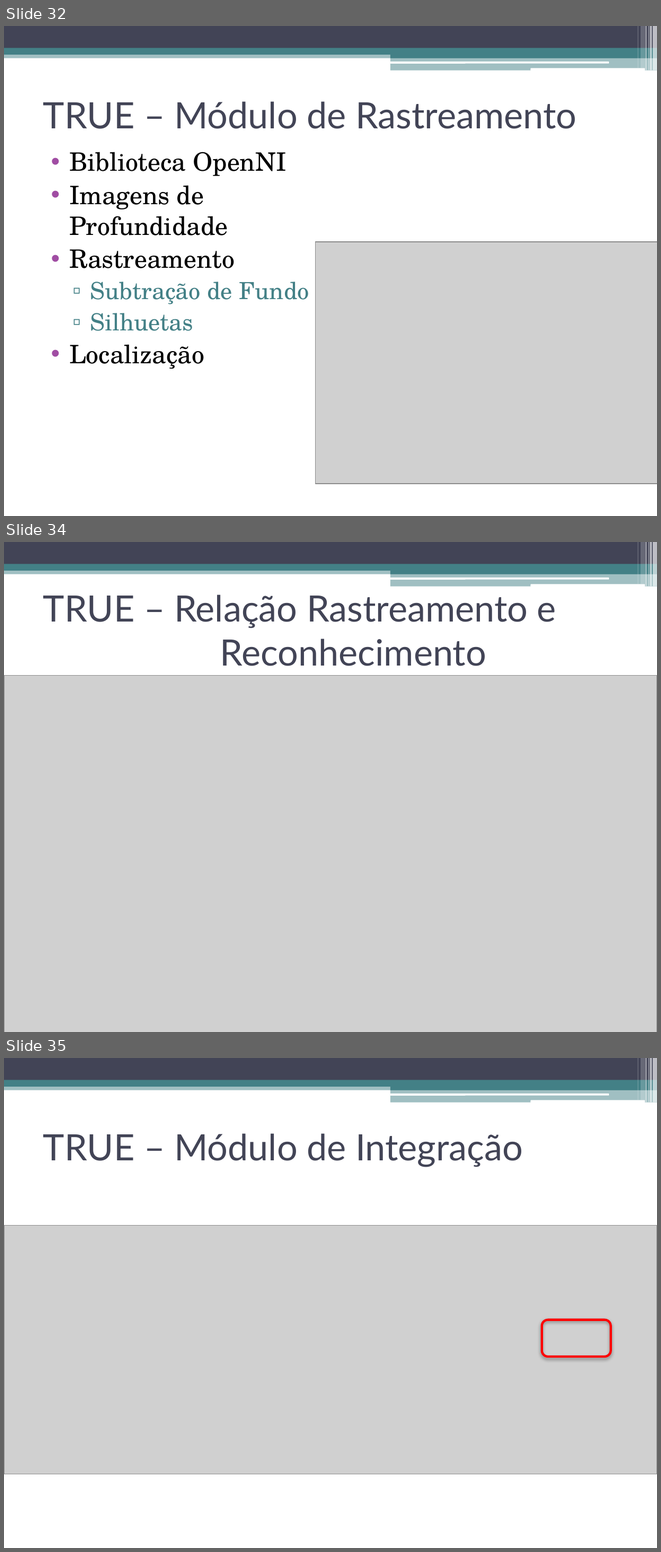
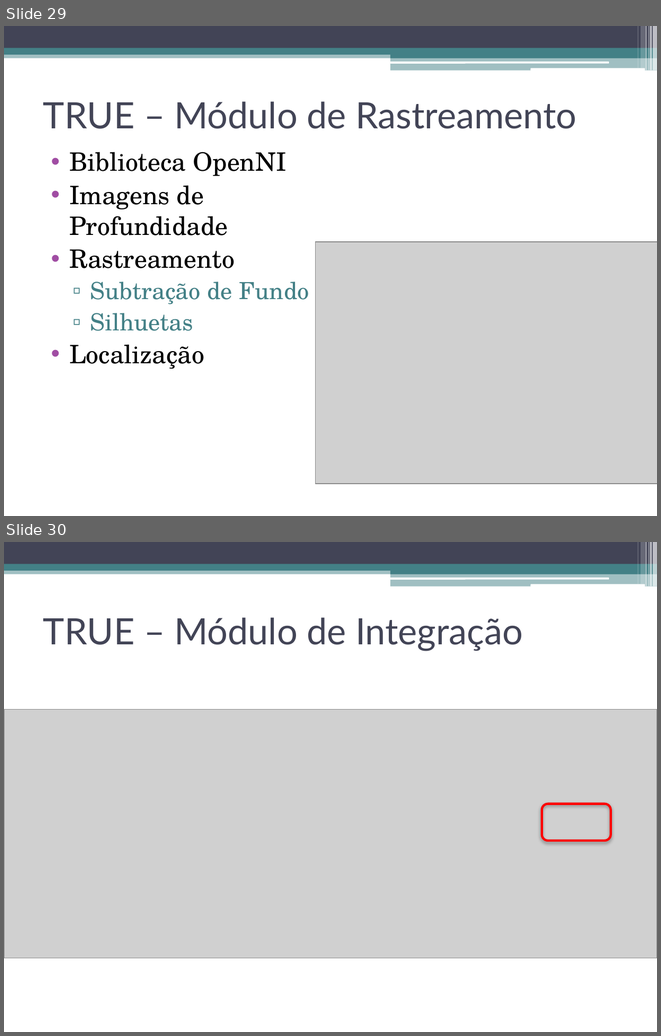
Before and after one commit to talesporto/Artigo-TRUE-SBCUP, a slide deck: apresentacao/ApresentacaoSBCUP.pptx. Shown one above the other, each under a label of ours: slides 32, 34 and 35 before the commit, slides 29 and 30 after it; the slides between them are not shown. The pictures are 661x1552 and 661x1036 pixels, drawn with LibreOffice and Linux fonts; fonts in the diff are those of the drawing; grey boxes stand for pictures. Boxes give left, top, right and bottom in pixels: in the first picture for what was removed or moved away, otherwise in the second. Text is boxed around its words. In the diff, an @@ line names an element or a change of style, - is before the commit and + after.

Commit message:
Aporesentação: Trabalhos correlatos e Sistema True.

```diff
--- a/apresentacao/ApresentacaoSBCUP.pptx
+++ b/apresentacao/ApresentacaoSBCUP.pptx
@@ slide 34 removed at <box>4,542,657,1032</box>, background #FFFFFF; not listed: 13 template elements that a slide beside it also shows @@
@@ title removed at <box>43,594,556,666</box> @@
-TRUE – Relação Rastreamento e Reconhecimento
@@ picture removed at <box>4,675,657,1032</box> @@
@@ what was slide 32 is now slide 29 @@
@@ what was slide 35 is now slide 30 @@
```
Also in this commit, not shown: 4 other slides removed, 1 other file.
